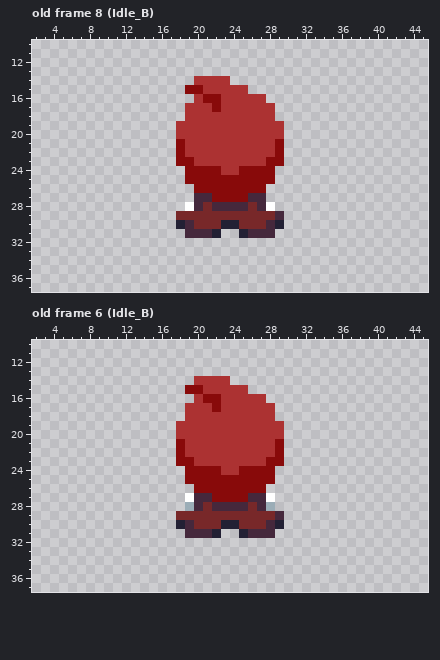
Edited in one commit: pixel-art file (Assets/Animation/Art/Wizard.aseprite). The picture above was drawn from the file before the commit.
48x48 pixels, 41 frames. Shown: old frame 8 (Idle_B): x 2..45, y 10..37; old frame 6 (Idle_B): x 2..45, y 10..37. The commit also changed other frames, which this record leaves out.
Once edited:
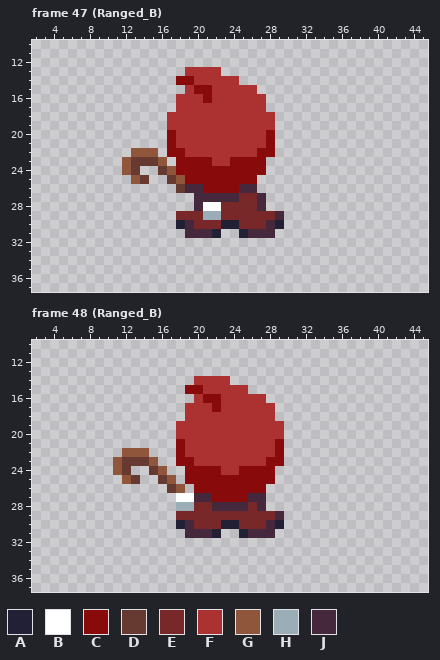
Palette (. is transparent): A #222034  B #ffffff  C #880a0a  D #663931  E #782829  F #ac3232  G #8f563b  H #9badb7  J #45283c
A new or re-ordered frame is compared with the old frame closest to it.
Commit: create ranged animations
Difference:
frames 41 -> 49
Changed rows in their new state; - is an unchanged pixel.
Frame 47 (Ranged_B) is new; against old frame 8 (Idle_B), layers "Arms", "Head":
first column x 12:
13 -------FFFF-------
14 ------CC----F-----
15 -------F-C----F---
16 ------FF--F-------
17 ------F---F-----.-
18 -----FF-----------
19 -----F-----------.
20 -----C----------C.
21 -----CF---------C.
22 -GGG-C---------CC.
23 GDDDG---CC--CCCC..
24 GD--DGC----CC---.-
25 -GD--DG--------..-
26 ------DJJ----JJ.--
27 ----------JJJEE---
28 -------.-BBEEE--.-
29 ---------HH-------
Frame 48 (Ranged_B) is new; against old frame 6 (Idle_B), layers "Arms", "Layer 4":
first column x 11:
22 -GGG--------------
23 GDDDG-------------
24 GD--DG------------
25 -GD--DG-----------
26 ------DG----------
27 -------B---------.
28 -------H-E-------.
Where, in picture pixels (left, top, right, bottom), the same in both pictures:
changed: (122, 67, 284, 220)
changed: (113, 448, 203, 511)
erased: (266, 493, 275, 511)
